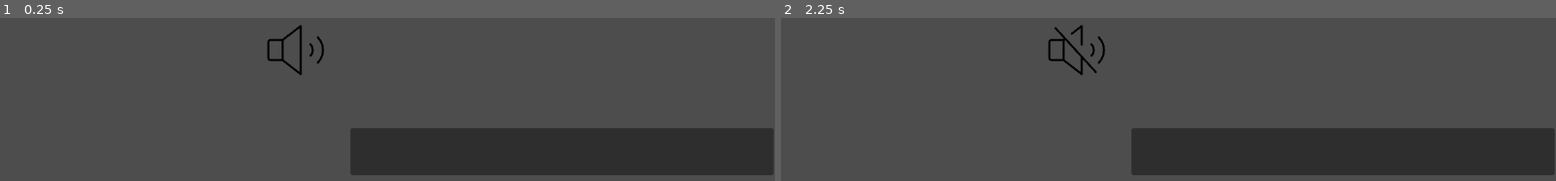
Above: before the commit, frames 1-2 (left to right).
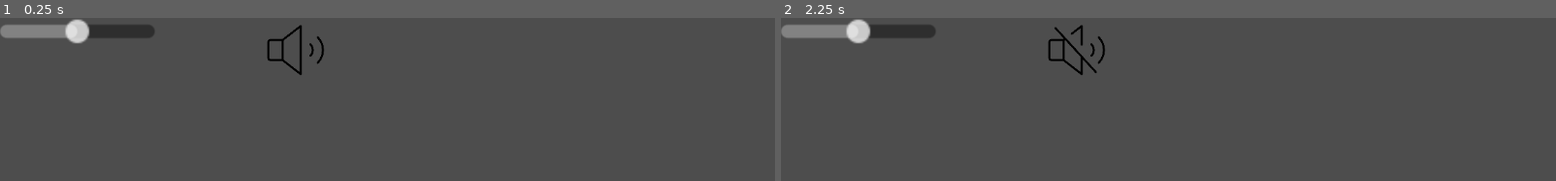
Above: after the commit, the same moments.

Repository: kbrady478/Music_Toy
Game: Godot game, scene res://Main_Scene.tscn
Same seed, same stepped clock (60 frames per second), same inputs: the game is played once before the commit and once after it.
Inputs (mouse positions are in pixels of both pictures, inside the frame that each line leads up to):
- Up to frame 1 (0.25 s): no input
- Up to frame 2 (2.25 s): click (1075, 50) at 0.5 s; click (1075, 50) at 1.25 s; click (1075, 50) at 2 s

The runs differ from the first frame. In frame 1, 17% of the frame differs, in the area x 0-100%, y 0-97%; in frame 2, 17%.

Commit message:
Audio bus slider added
A volume slider specifically for audio buses, will do a different one for sound effects so I don't have a ton of buses

Diff:
--- a/Main_Scene.tscn
+++ b/Main_Scene.tscn
@@ -1,8 +1,9 @@
-[gd_scene load_steps=5 format=3 uid="uid://bcl0d3cr6tdy1"]
+[gd_scene load_steps=6 format=3 uid="uid://crhyao1wu6pgp"]
 
 [ext_resource type="Script" path="res://Scripts/Metronome_Toggle.gd" id="1_s6dcx"]
 [ext_resource type="PackedScene" uid="uid://5pekpbs0nxeo" path="res://Prefabs/metronome.tscn" id="2_t2n8u"]
 [ext_resource type="Texture2D" uid="uid://dyuo4q6qh5lrl" path="res://Images/9027120_speaker_high_thin_icon.png" id="3_7ycsy"]
+[ext_resource type="PackedScene" uid="uid://cqo701k5hpdlt" path="res://Prefabs/Bus_Audio_Slider.tscn" id="3_ilf2x"]
 [ext_resource type="Texture2D" uid="uid://b3haecdb6gsmt" path="res://Images/9026993_speaker_slash_thin_icon.png" id="4_hk4kt"]
 
 [node name="Main" type="Control"]
@@ -22,6 +23,11 @@
 
 [node name="Metronome" parent="Metronome Container" instance=ExtResource("2_t2n8u")]
 
+[node name="Volume Slider" parent="Metronome Container/Metronome" instance=ExtResource("3_ilf2x")]
+offset_right = 92.0
+value = 0.5
+bus_Name = "Metronome"
+
 [node name="Metronome Toggle" type="TextureButton" parent="Metronome Container"]
 layout_mode = 0
 offset_left = 156.4
@@ -38,38 +44,6 @@
 offset_right = 40.0
 offset_bottom = 40.0
 
-[node name="Sound Options" type="Control" parent="."]
-layout_mode = 1
-anchor_left = 0.484
-anchor_right = 1.0
-anchor_bottom = 1.0
-offset_left = -0.568054
-offset_top = 1.0
-offset_right = 3.0
-offset_bottom = 1.0
-grow_horizontal = 2
-
-[node name="BoxContainer" type="BoxContainer" parent="Sound Options"]
-layout_mode = 1
-anchors_preset = -1
-anchor_left = -0.054
-anchor_right = 1.0
-anchor_bottom = 0.998
-offset_left = 0.292
-offset_top = 1.0
-offset_right = -1.0
-offset_bottom = 0.295959
-
-[node name="TabBar" type="TabBar" parent="Sound Options/BoxContainer"]
-layout_mode = 2
-
-[node name="TabContainer" type="TabContainer" parent="Sound Options/BoxContainer/TabBar"]
-layout_mode = 0
-offset_left = -4.0
-offset_top = 163.0
-offset_right = 625.0
-offset_bottom = 233.0
-
 [connection signal="pressed" from="Metronome Container/Metronome Toggle" to="Metronome Container" method="_on_texture_button_pressed"]
 
 [editable path="Metronome Container/Metronome"]
--- /dev/null
+++ b/Prefabs/Bus_Audio_Slider.gd
@@ -0,0 +1,18 @@
+# Tutorial used: https://www.youtube.com/watch?v=aFkRmtGiZCw
+
+extends HSlider
+
+@export
+var bus_Name: String
+
+var bus_Index: int
+
+func _ready() -> void:
+	bus_Index = AudioServer.get_bus_index(bus_Name)
+	value_changed.connect(On_Value_Changed)
+
+func On_Value_Changed(value: float) -> void:
+	AudioServer.set_bus_volume_db(
+		bus_Index,
+		linear_to_db(value)
+	)
--- /dev/null
+++ b/Prefabs/Bus_Audio_Slider.tscn
@@ -0,0 +1,10 @@
+[gd_scene load_steps=2 format=3 uid="uid://cqo701k5hpdlt"]
+
+[ext_resource type="Script" path="res://Prefabs/Bus_Audio_Slider.gd" id="1_axki2"]
+
+[node name="Volume Slider" type="HSlider"]
+offset_right = 8.0
+offset_bottom = 16.0
+max_value = 1.0
+step = 0.001
+script = ExtResource("1_axki2")
--- a/project.godot
+++ b/project.godot
@@ -14,7 +14,3 @@
 run/main_scene="res://Main_Scene.tscn"
 config/features=PackedStringArray("4.2", "Forward Plus")
 config/icon="res://Other/icon.svg"
-
-[audio]
-
-buses/default_bus_layout=""
Not shown, changed: Other/Credits.md
